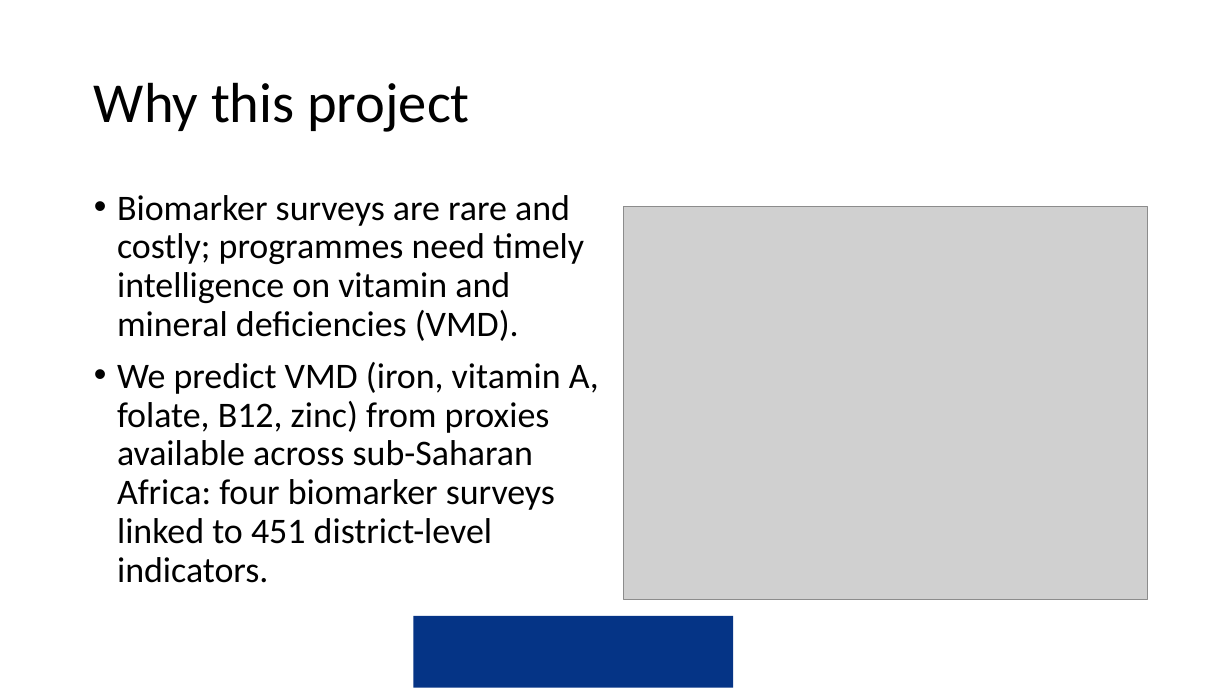
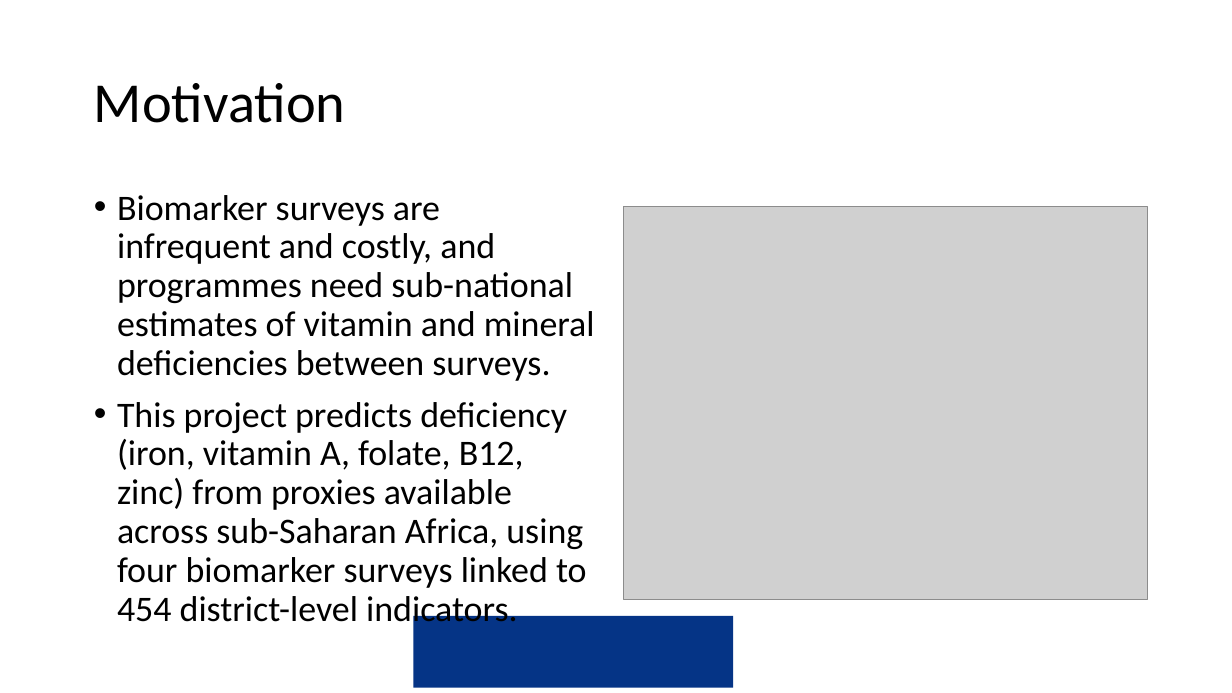
Before and after one commit to amertens/mn-prediction, a slide deck: slide 3 of docs/slides/MN-proxy-Ghana-presentation-2026-09.pptx (slide 2 before the commit). Drawn at 1232x693 pixels with LibreOffice and Linux fonts; fonts in the diff are those of the drawing; grey boxes stand for pictures; background and template pictures are left out. Boxes give left, top, right and bottom in pixels: in the first picture for what was removed or moved away, otherwise in the second. Text is boxed around its words. In the diff, an @@ line names an element or a change of style, - is before the commit and + after.

```diff
--- a/docs/slides/MN-proxy-Ghana-presentation-2026-09.pptx
+++ b/docs/slides/MN-proxy-Ghana-presentation-2026-09.pptx
@@ title at box(94, 83, 346, 123): text changed @@
-Why this project
+Motivation
@@ text at box(117, 195, 595, 630): text changed @@
-• Biomarker surveys are rare and costly; programmes need timely intelligence on vitamin and mineral deficiencies (VMD).
-• We predict VMD (iron, vitamin A, folate, B12, zinc) from proxies available across sub-Saharan Africa: four biomarker surveys linked to 451 district-level indicators.
+• Biomarker surveys are infrequent and costly, and programmes need sub-national estimates of vitamin and mineral deficiencies between surveys.
+• This project predicts deficiency (iron, vitamin A, folate, B12, zinc) from proxies available across sub-Saharan Africa, using four biomarker surveys linked to 454 district-level indicators.
```
Also in this commit, not shown: 19 other slides changed, 30 slides added, 20 slides removed, 7 other files.
